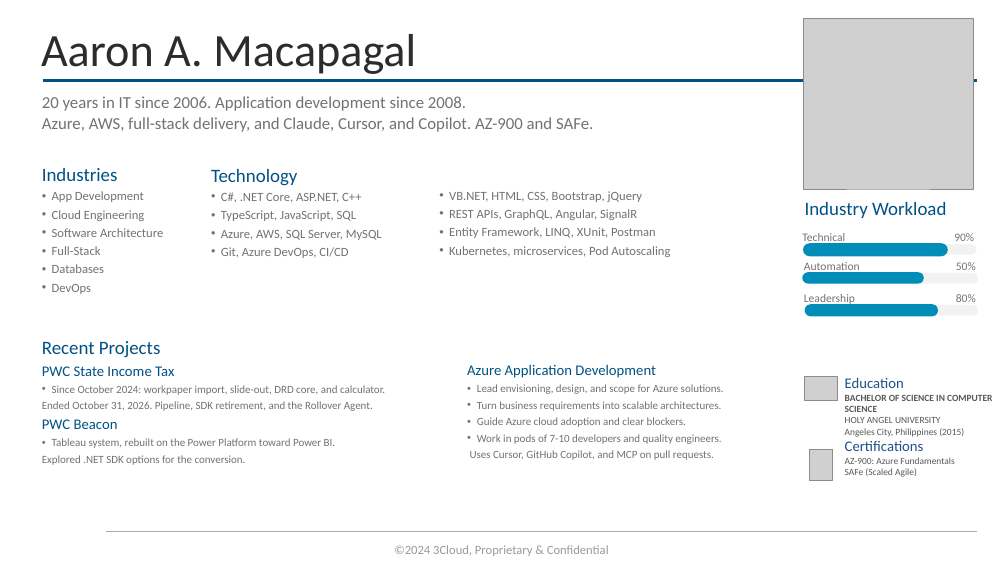
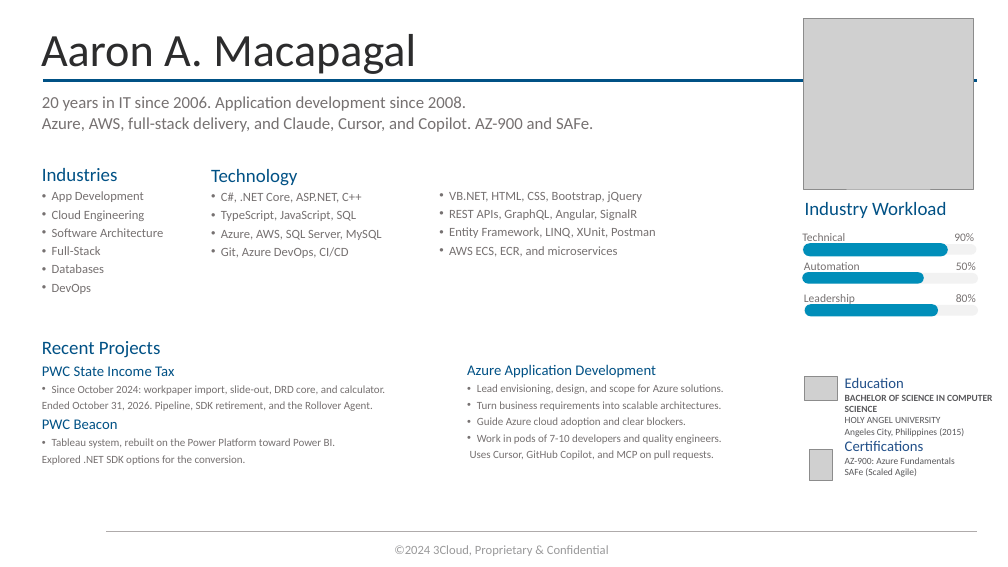
Before and after one commit to zazabix/angular-animation, a slide deck: slide 1 of 3Cloud Bio - Aaron Macapagal.pptx. Drawn at 1008x567 pixels with LibreOffice and Linux fonts; fonts in the diff are those of the drawing; grey boxes stand for pictures; background and template pictures are left out. Boxes give left, top, right and bottom in pixels: in the first picture for what was removed or moved away, otherwise in the second. Text is boxed around its words. In the diff, an @@ line names an element or a change of style, - is before the commit and + after.

```diff
--- a/3Cloud Bio - Aaron Macapagal.pptx
+++ b/3Cloud Bio - Aaron Macapagal.pptx
@@ text at (x1=449, y1=246, x2=618, y2=256): text changed @@
-• Kubernetes, microservices, Pod Autoscaling
+• AWS ECS, ECR, and microservices
```
